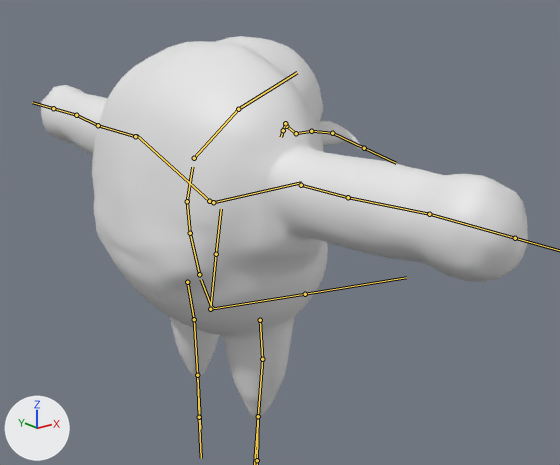
The FBX model LeafBoiProject/Assets/Models/ElderAnimationsfbx.fbx: old version first, new version second.
Before and after are seen from a camera (50 mm lens) standing at (-6.64, -8.99, 6.02) and looking at (0.26, -0.37, 2.57). Every picture has the same lights, and +X, +Y and +Z are marked at lower left. The bones that bend it are drawn over the model as lines.

The first picture shows 'retopo'.
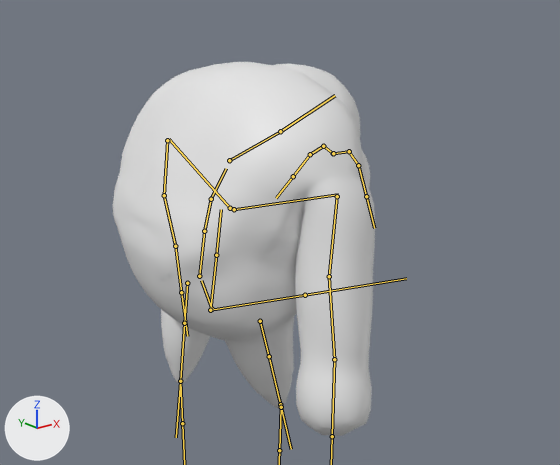
The newer file adds an action. The first version stands in its rest pose; the second is drawn at frame 41 of the action 'metarig|Elder_Idle'.

Boxes [x1, y1, x2, y2] around the edits, measured in the pictures (560 x 465 px):
'retopo', posed (46% narrower)
    before: [41, 36, 528, 420]
    after: [113, 62, 375, 436]
bone 'spine.001', root to tip
    before: (199, 274) to (190, 233)
    after: (199, 276) to (204, 231)
bone 'spine.005', root to tip
    before: (238, 109) to (297, 72)
    after: (280, 131) to (335, 95)
bone 'spine.008', root to tip
    before: (286, 126) to (285, 123)
    after: (323, 146) to (310, 154)
bone 'spine.011', root to tip
    before: (311, 131) to (332, 133)
    after: (349, 151) to (358, 165)
bone 'upper_arm.L', root to tip
    before: (135, 136) to (98, 125)
    after: (167, 140) to (164, 195)
bone 'upper_arm.R', root to tip
    before: (301, 185) to (348, 197)
    after: (337, 196) to (329, 276)
bone 'thigh.L', root to tip
    before: (187, 282) to (194, 319)
    after: (187, 283) to (184, 323)
bone 'shin.L', root to tip
    before: (194, 319) to (197, 375)
    after: (184, 323) to (180, 381)
bone 'thigh.R', root to tip
    before: (260, 320) to (262, 359)
    after: (260, 321) to (269, 356)
bone 'shin.R', root to tip
    before: (262, 359) to (258, 416)
    after: (269, 356) to (280, 404)

Patch to the scene script:
```diff
--- a/LeafBoiProject/Assets/Models/ElderAnimationsfbx.fbx.py
+++ b/LeafBoiProject/Assets/Models/ElderAnimationsfbx.fbx.py
@@ bone_spine_001 @@
 bone_spine_001 = bpy.data.objects['metarig'].pose.bones['spine.001']  # child of 'spine'
-bone_spine_001.rotation_quaternion = (1.0, 0.0, 0.0, 0.0)  # degrees (0, 0, 0)
+bone_spine_001.rotation_quaternion = (0.986, 0.168, 0.0, 0.013)  # degrees (19, 0, 1)
@@ bone_spine_005 @@
 bone_spine_005 = bpy.data.objects['metarig'].pose.bones['spine.005']  # child of 'spine.004'
-bone_spine_005.rotation_quaternion = (1.0, 0.0, 0.0, 0.0)  # degrees (0, 0, 0)
+bone_spine_005.rotation_quaternion = (0.986, -0.168, -0.013, -0.003)  # degrees (-19, -2, 0)
@@ bone_spine_008 @@
 bone_spine_008 = bpy.data.objects['metarig'].pose.bones['spine.008']  # child of 'spine.007'
-bone_spine_008.rotation_quaternion = (1.0, 0.0, 0.0, 0.0)  # degrees (0, 0, 0)
+bone_spine_008.rotation_quaternion = (0.889, -0.297, 0.0, 0.348)  # degrees (-33, 12, 39)
@@ bone_spine_011 @@
 bone_spine_011 = bpy.data.objects['metarig'].pose.bones['spine.011']  # child of 'spine.010'
-bone_spine_011.rotation_quaternion = (1.0, 0.0, 0.0, 0.0)  # degrees (0, 0, 0)
+bone_spine_011.rotation_quaternion = (0.897, 0.287, 0.0, 0.335)  # degrees (32, -11, 38)
@@ bone_upper_arm_l @@
 bone_upper_arm_l = bpy.data.objects['metarig'].pose.bones['upper_arm.L']  # child of 'shoulder.L'
-bone_upper_arm_l.rotation_quaternion = (1.0, 0.0, 0.0, 0.0)  # degrees (0, 0, 0)
+bone_upper_arm_l.rotation_quaternion = (0.723, 0.215, -0.101, -0.649)  # degrees (26, 8, -82)
@@ bone_upper_arm_r @@
 bone_upper_arm_r = bpy.data.objects['metarig'].pose.bones['upper_arm.R']  # child of 'shoulder.R'
-bone_upper_arm_r.rotation_quaternion = (1.0, 0.0, 0.0, 0.0)  # degrees (0, 0, 0)
+bone_upper_arm_r.rotation_quaternion = (0.758, 0.12, -0.025, 0.64)  # degrees (9, -11, 80)
@@ bone_thigh_l @@
 bone_thigh_l = bpy.data.objects['metarig'].pose.bones['thigh.L']  # child of 'spine'
-bone_thigh_l.rotation_quaternion = (1.0, 0.0, 0.0, 0.0)  # degrees (0, 0, 0)
+bone_thigh_l.rotation_quaternion = (0.99, 0.131, 0.0, 0.053)  # degrees (15, -1, 6)
@@ bone_shin_l @@
 bone_shin_l = bpy.data.objects['metarig'].pose.bones['shin.L']  # child of 'thigh.L'
-bone_shin_l.rotation_quaternion = (1.0, 0.0, 0.0, 0.0)  # degrees (0, 0, 0)
+bone_shin_l.rotation_quaternion = (0.998, -0.068, 0.003, -0.003)  # degrees (-8, 0, 0)
@@ bone_thigh_r @@
 bone_thigh_r = bpy.data.objects['metarig'].pose.bones['thigh.R']  # child of 'spine'
-bone_thigh_r.rotation_quaternion = (1.0, 0.0, 0.0, 0.0)  # degrees (0, 0, 0)
+bone_thigh_r.rotation_quaternion = (0.996, -0.087, 0.001, 0.029)  # degrees (-10, 0, 3)
@@ bone_shin_r @@
 bone_shin_r = bpy.data.objects['metarig'].pose.bones['shin.R']  # child of 'thigh.R'
-bone_shin_r.rotation_quaternion = (1.0, 0.0, 0.0, 0.0)  # degrees (0, 0, 0)
+bone_shin_r.rotation_quaternion = (0.998, -0.068, 0.001, 0.003)  # degrees (-8, 0, 0)
```
